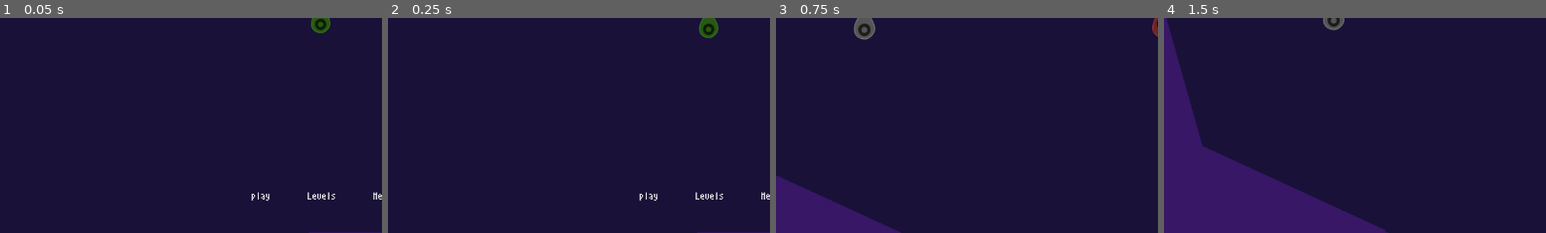
Above: before the commit, frames 1-4 (left to right).
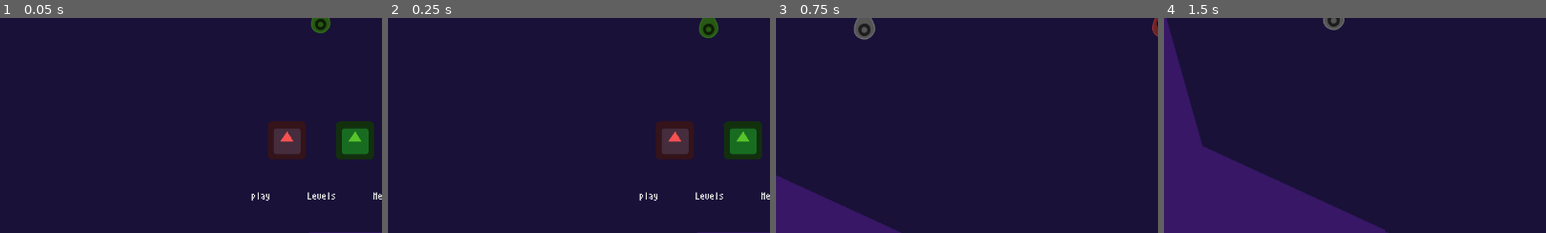
Above: after the commit, the same moments.

Repository: jacobabarbary/BooleanCircuit
Game: Godot game, scene res://lobby/lobby.tscn
Same seed, same stepped clock (60 frames per second), same inputs: the game is played once before the commit and once after it. This scene is started directly instead of the project's main scene. The engine's default icon, where the game draws it, is replaced by a stand-in: a white triangle on a blue panel in a dark square.
Inputs:
- Up to frame 1 (0.05 s): no input
- Up to frame 2 (0.25 s): no input
- Up to frame 3 (0.75 s): click "play" at 0.5 s
- Up to frame 4 (1.5 s): tap P at 1.25 s
The pictures show only the part of the screen within x 8-58%, y 50-100%; the shares and areas given below are measured in that part.

The runs differ from the first frame. In frame 1, 3.5% of the frame differs, in the area x 70-98%, y 48-66%; in frame 2, 3.5%; in frame 3, nothing differs; in frame 4, nothing differs.

Commit message:
fixed camera

Diff:
--- a/level/BaseLevel.tscn
+++ b/level/BaseLevel.tscn
@@ -42,6 +42,8 @@
 [node name="Tower" parent="." instance=ExtResource( 2 )]
 pause_mode = 1
 position = Vector2( 587.681, 282.658 )
+[connection signal="all_players_spawned" from="SpawnPoints" to="." method="_on_SpawnPoints_all_players_spawned"]
+[connection signal="spawn_player" from="SpawnPoints" to="." method="_on_SpawnPoints_spawn_player"]
 
 [editable path="Walls/Wall"]
 
--- a/level/SpawnPoints.gd
+++ b/level/SpawnPoints.gd
@@ -3,18 +3,27 @@
 onready var player_box = get_node('../Players')
 onready var spawn_points = get_children()
 
+signal spawn_player(player)
+signal all_players_spawned()
+
 var spawn_index = 0
 
 func _ready():
-	for profile in Profiles.get_players():
-		add_player(profile.get_player())
+	call_deferred('_init')
+
+func _init():
+	if get_child_count() > 0:
+		for profile in Profiles.get_players():
+			add_player(profile.get_player())
+
+	emit_signal("all_players_spawned")
 
 func add_player(player):
 	player.position = get_spawn_position()
-	player_box.add_child(player)
+	emit_signal("spawn_player", player)
 
 func get_spawn_position():
 	spawn_index += 1
-	if not spawn_index < spawn_points.size():
+	if not spawn_index < get_child_count():
 		spawn_index = 0
-	return spawn_points[spawn_index].position
+	return get_children()[spawn_index].position
--- a/level/level.gd
+++ b/level/level.gd
@@ -9,10 +9,13 @@
 
 
 func _ready():
-	camera.targets = get_players()
 	camera.set_current(true)
-
-
 
 func get_players()->Node2D:
 	return players.get_children()
+
+func _on_SpawnPoints_spawn_player(player):
+	players.add_child(player)
+
+func _on_SpawnPoints_all_players_spawned():
+	camera.targets = get_players()
--- a/level/level_1.tscn
+++ b/level/level_1.tscn
@@ -58,6 +58,8 @@
 
 [node name="Spawn2" parent="SpawnPoints" instance=ExtResource( 3 )]
 position = Vector2( 412.874, 337.349 )
+[connection signal="all_players_spawned" from="SpawnPoints" to="." method="_on_SpawnPoints_all_players_spawned"]
+[connection signal="spawn_player" from="SpawnPoints" to="." method="_on_SpawnPoints_spawn_player"]
 
 [editable path="Walls/Wall2"]
 
--- a/level/level_2.tscn
+++ b/level/level_2.tscn
@@ -82,6 +82,8 @@
 
 [node name="Spawn2" parent="SpawnPoints" instance=ExtResource( 3 )]
 position = Vector2( 371.256, 140.3 )
+[connection signal="all_players_spawned" from="SpawnPoints" to="." method="_on_SpawnPoints_all_players_spawned"]
+[connection signal="spawn_player" from="SpawnPoints" to="." method="_on_SpawnPoints_spawn_player"]
 
 [editable path="Walls/Wall"]
 
--- a/level/level_3.tscn
+++ b/level/level_3.tscn
@@ -68,6 +68,8 @@
 
 [node name="Spawn2" parent="SpawnPoints" instance=ExtResource( 3 )]
 position = Vector2( 486.679, 6.10352e-05 )
+[connection signal="all_players_spawned" from="SpawnPoints" to="." method="_on_SpawnPoints_all_players_spawned"]
+[connection signal="spawn_player" from="SpawnPoints" to="." method="_on_SpawnPoints_spawn_player"]
 
 [editable path="Walls/Wall"]
 
--- a/level/level_4.tscn
+++ b/level/level_4.tscn
@@ -82,6 +82,8 @@
 
 [node name="Spawn" parent="SpawnPoints" instance=ExtResource( 10 )]
 position = Vector2( 934.003, 485.883 )
+[connection signal="all_players_spawned" from="SpawnPoints" to="." method="_on_SpawnPoints_all_players_spawned"]
+[connection signal="spawn_player" from="SpawnPoints" to="." method="_on_SpawnPoints_spawn_player"]
 
 [editable path="Walls/Wall"]
 
--- a/level/level_5.tscn
+++ b/level/level_5.tscn
@@ -30,3 +30,5 @@
 
 [node name="Spawn" parent="SpawnPoints" instance=ExtResource( 1 )]
 position = Vector2( 777.258, 388.629 )
+[connection signal="all_players_spawned" from="SpawnPoints" to="." method="_on_SpawnPoints_all_players_spawned"]
+[connection signal="spawn_player" from="SpawnPoints" to="." method="_on_SpawnPoints_spawn_player"]
--- a/lobby/lobby.gd
+++ b/lobby/lobby.gd
@@ -22,16 +22,21 @@
 #	TODO: replace this print with a signal or something for a display.
 
 #	TODO: make a display / popup for player joining
-#	TODO: figure out how to add players on level init
 
 	var player_profile = Profiles.add_player(events[key])
 
+	_init_player(player_profile)
+
+	clear_event_timer(key)
+
+func _on_SpawnPoints_spawn_player(player):
+	_init_player(player.profile)
+
+func _init_player(player_profile):
 	icon_box.add_child(player_profile.get_icon())
 	player_box.add_child(player_profile.get_player())
 	icon_box.get_node(player_profile.name).connect(
 		'remove_player_input', self, "_remove_player")
-
-	clear_event_timer(key)
 
 func _remove_player(player_icon: Node):
 	player_icon.disconnect('remove_player_input', self, "_remove_player")
--- a/lobby/lobby.tscn
+++ b/lobby/lobby.tscn
@@ -130,6 +130,7 @@
 margin_top = 0.0
 margin_right = 248.0
 margin_bottom = 23.0
+[connection signal="spawn_player" from="Room/SpawnPoints" to="." method="_on_SpawnPoints_spawn_player"]
 
 [editable path="Room/Walls"]
 
